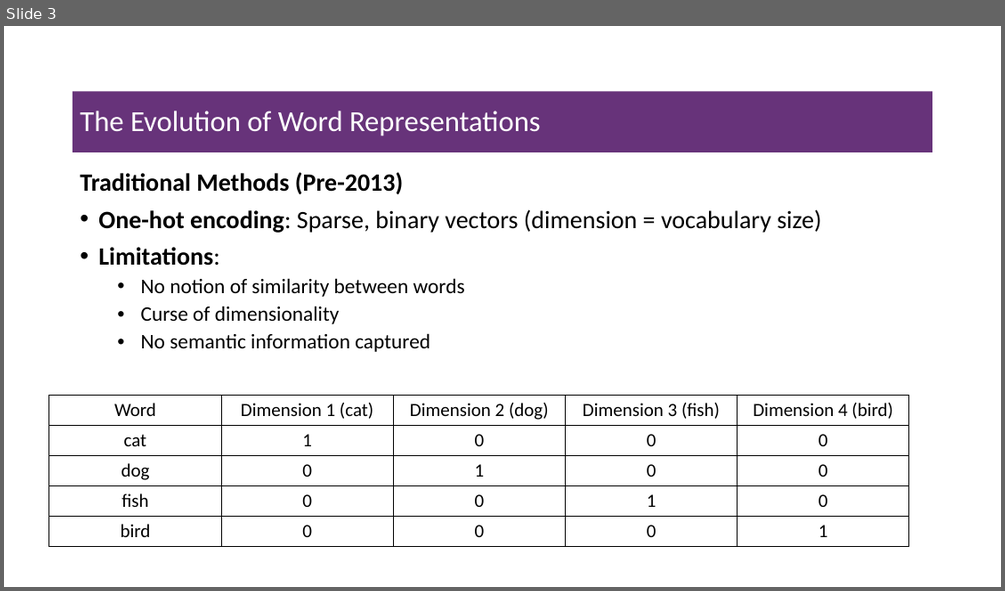
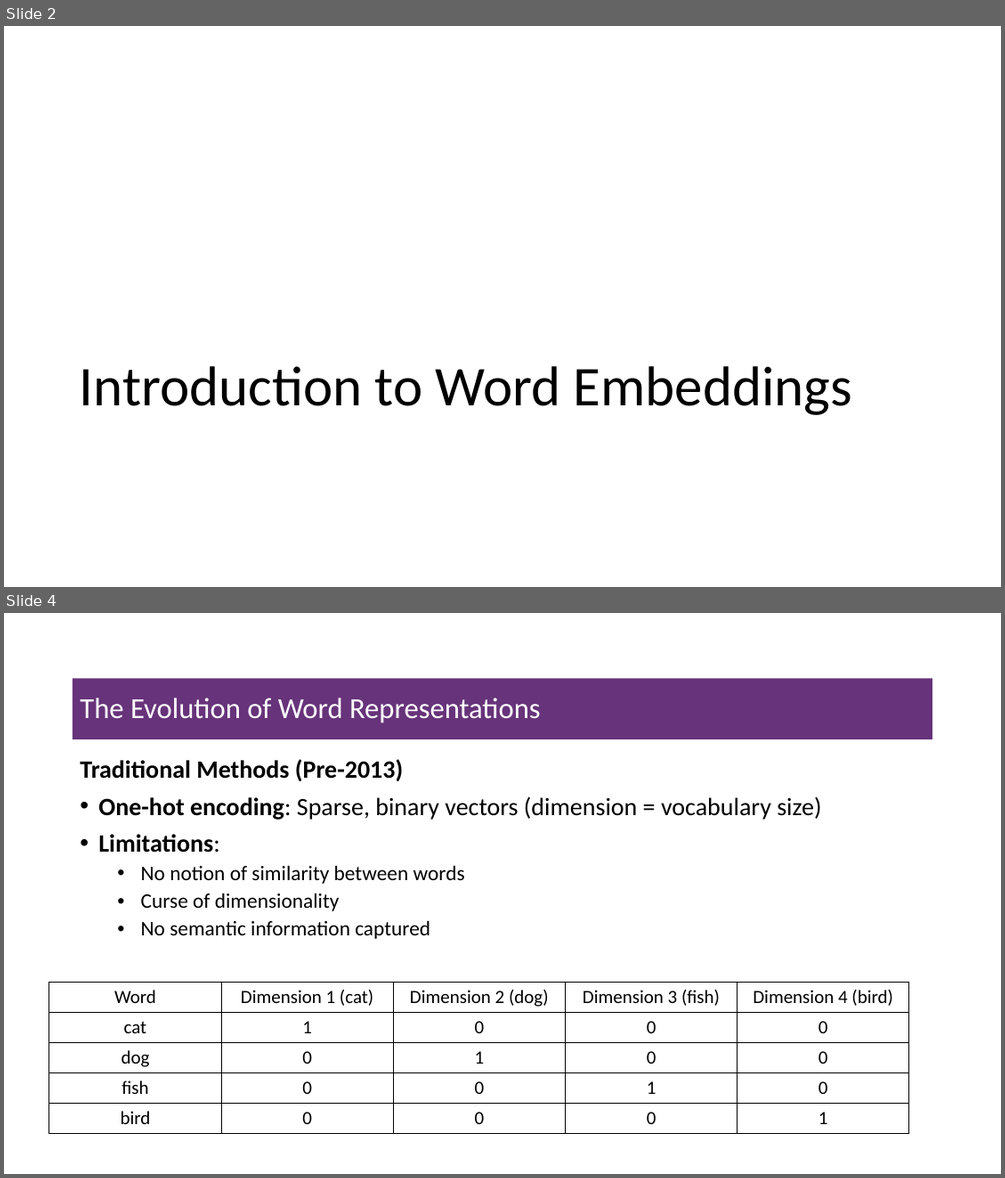
Before and after one commit to msfasha/307307-BI-Methods, a slide deck: 20242-NLP-LLM/lecture notes/Part 3 - Introduction to Large Lanuage Models/Part 2 Word Embeddings.pptx. Shown one above the other, each under a label of ours: slide 3 before the commit, slides 2 and 4 after it; the slides between them are not shown. The pictures are 1005x591 and 1005x1178 pixels, drawn with LibreOffice and Linux fonts; fonts in the diff are those of the drawing; background and template pictures are left out. Boxes give left, top, right and bottom in pixels: in the first picture for what was removed or moved away, otherwise in the second. Text is boxed around its words. In the diff, an @@ line names an element or a change of style, - is before the commit and + after.

```diff
--- a/20242-NLP-LLM/lecture notes/Part 3 - Introduction to Large Lanuage Models/Part 2 Word Embeddings.pptx
+++ b/20242-NLP-LLM/lecture notes/Part 3 - Introduction to Large Lanuage Models/Part 2 Word Embeddings.pptx
@@ slide 2 added at (4, 26, 1001, 587), background #FFFFFF @@
@@ title added at (80, 366, 852, 415), 54 pt, text #000000 @@
+Introduction to Word Embeddings
@@ what was slide 3 is now slide 4 @@
```
Also in this commit, not shown: 3 slides changed, 3 other slides added, 4 slides removed, 7 other files.
